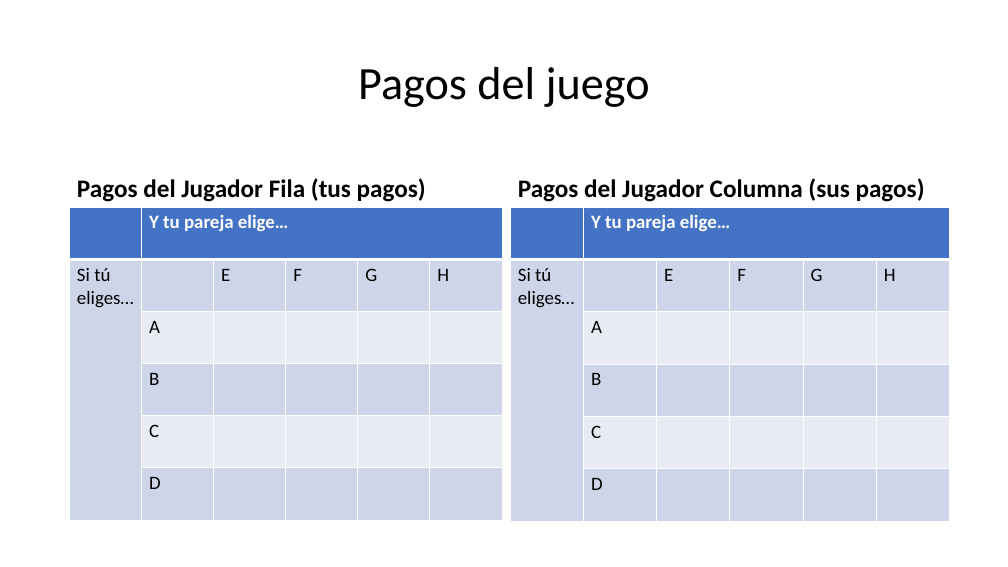
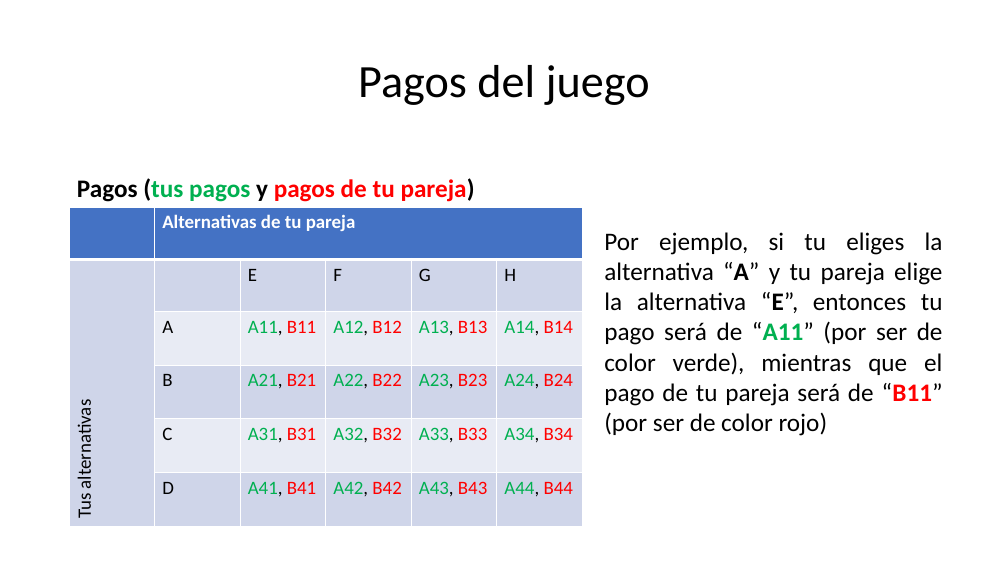
Before and after one commit to ManuelVU/Games-and-Quantal-Equilibrium, a slide deck: slide 4 of Instrucciones.pptx. Drawn at 1008x567 pixels with LibreOffice and Linux fonts; fonts in the diff are those of the drawing. Boxes give left, top, right and bottom in pixels: in the first picture for what was removed or moved away, otherwise in the second. Text is boxed around its words. In the diff, an @@ line names an element or a change of style, - is before the commit and + after.

```diff
--- a/Instrucciones.pptx
+++ b/Instrucciones.pptx
@@ text at (x1=77, y1=178, x2=475, y2=202): text changed; text colour #000000 to #FF0000 @@
-Pagos del Jugador Fila (tus pagos)
+Pagos (tus pagos y pagos de tu pareja)
@@ text removed at (x1=518, y1=178, x2=925, y2=202) @@
-Pagos del Jugador Columna (sus pagos)
@@ table at (x1=69, y1=207, x2=582, y2=523) @@
-row 1, column 2: Y tu pareja elige…
+row 1, column 2: Alternativas de tu pareja
-row 2, column 1: Si tú eliges…
+row 2, column 1: Tus alternativas
-row 3:  | A |  |  |  | 
+row 3:  | A | A11, B11 | A12, B12 | A13, B13 | A14, B14
-row 4:  | B |  |  |  | 
+row 4:  | B | A21, B21 | A22, B22 | A23, B23 | A24, B24
-row 5:  | C |  |  |  | 
+row 5:  | C | A31, B31 | A32, B32 | A33, B33 | A34, B34
-row 6:  | D |  |  |  | 
+row 6:  | D | A41, B41 | A42, B42 | A43, B43 | A44, B44
@@ table resized from (x1=70, y1=207, x2=501, y2=520) to (x1=69, y1=207, x2=582, y2=523) @@
@@ table removed at (x1=510, y1=207, x2=951, y2=521), 6 rows, 6 columns @@
- | Y tu pareja elige… |  |  |  | 
-Si tú eliges… |  | E | F | G | H
- | A |  |  |  | 
- | B |  |  |  | 
- | C |  |  |  | 
- | D |  |  |  | 
@@ text added at (x1=604, y1=232, x2=943, y2=436), 24 pt, text #000000 @@
+Por ejemplo, si tu eliges la alternativa “A” y tu pareja elige la alternativa “E”, entonces tu pago será de “A11” (por ser de color verde), mientras que el pago de tu pareja será de “B11” (por ser de color rojo)
```
Also in this commit, not shown: 3 other slides changed, 11 slides added, 1 slide removed.
